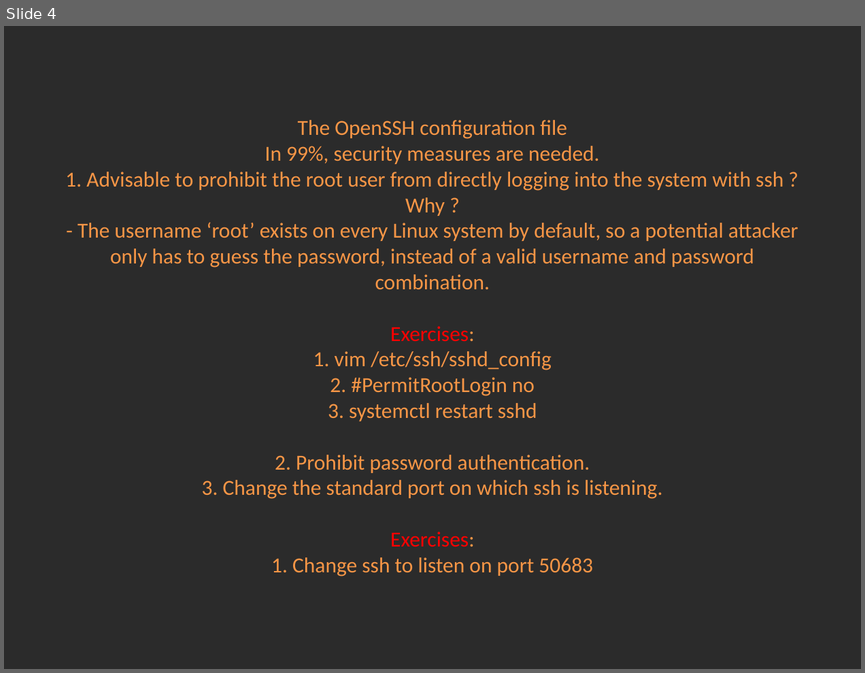
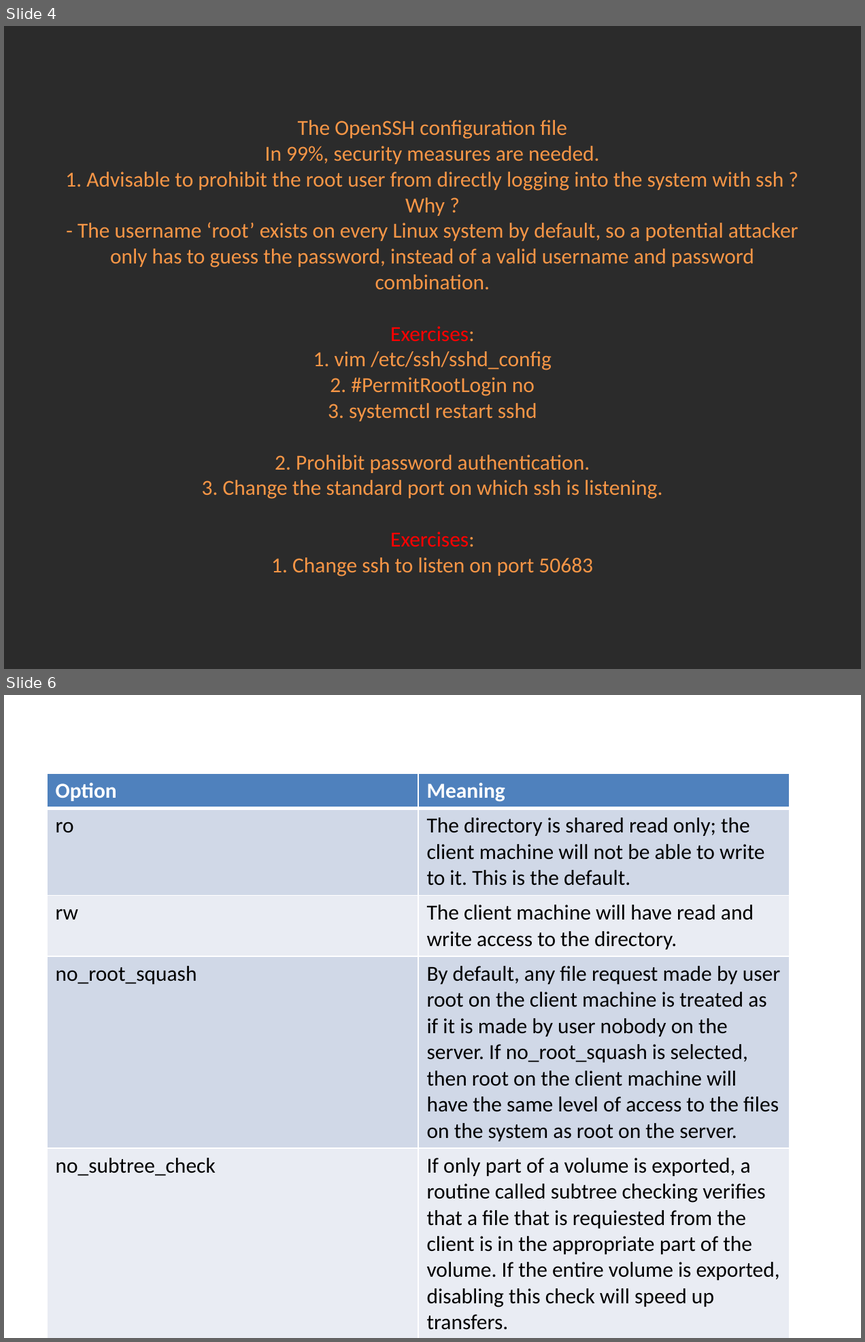
Before and after one commit to Academy-Soft-Intellect/Linux-Course, a slide deck: 12.SSH_NFS_SAMBA/12-SSH_NFS_SAMBA.pptx. Shown one above the other, each under a label of ours: slide 4 before the commit, slides 4 and 6 after it; the slides between them are not shown. The pictures are 865x673 and 865x1342 pixels, drawn with LibreOffice and Linux fonts; fonts in the diff are those of the drawing; background and template pictures are left out; a plain dark background stands for a picture behind light text. Boxes give left, top, right and bottom in pixels: in the first picture for what was removed or moved away, otherwise in the second. Text is boxed around its words. In the diff, an @@ line names an element or a change of style, - is before the commit and + after.

Commit message:
NFS added.

```diff
--- a/12.SSH_NFS_SAMBA/12-SSH_NFS_SAMBA.pptx
+++ b/12.SSH_NFS_SAMBA/12-SSH_NFS_SAMBA.pptx
@@ slide 6 added at box(4, 695, 861, 1338), background picture (left out) @@
@@ table added at box(47, 774, 789, 1338), 6 rows, 2 columns @@
+Option | Meaning
+ro | The directory is shared read only; the client machine will not be able to write to it. This is the default.
+rw | The client machine will have read and write access to the directory.
+no_root_squash | By default, any file request made by user root on the client machine is treated as if it is made by user nobody on the server. If no_root_squash is selected, then root on the client machine will have the same level of access to the files on the system as root on the server.
+no_subtree_check | If only part of a volume is exported, a routine called subtree checking verifies that a file that is requiested from the client is in the appropriate part of the volume. If the entire volume is exported, disabling this check will speed up transfers.
+ | 
```
Also in this commit, not shown: 2 other slides added, 1 slide removed.
